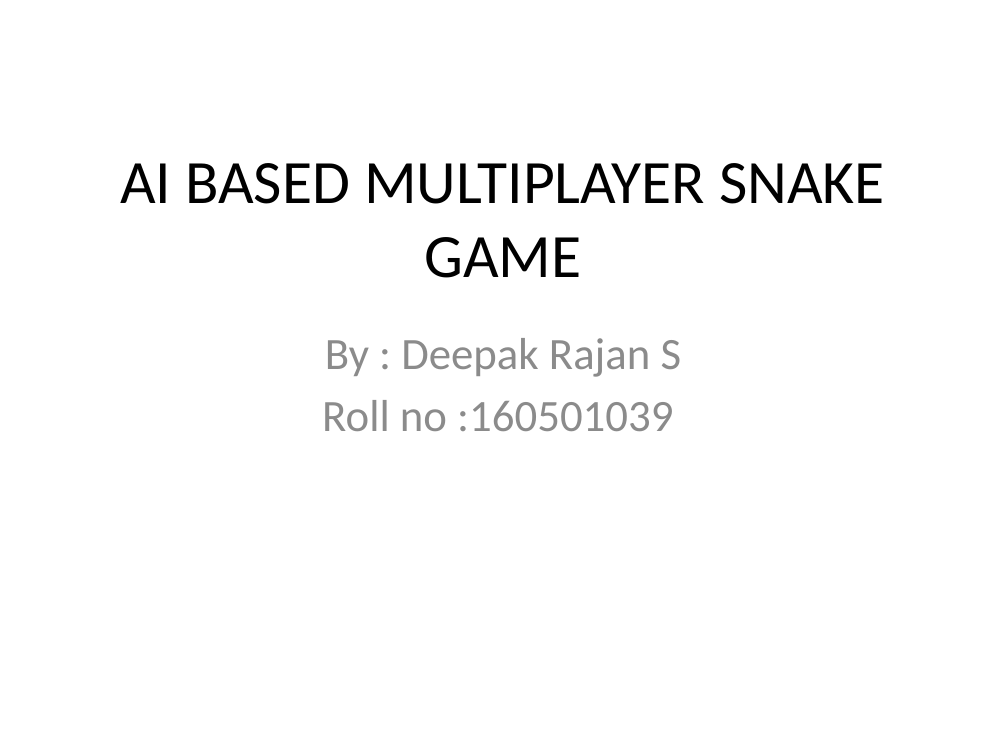
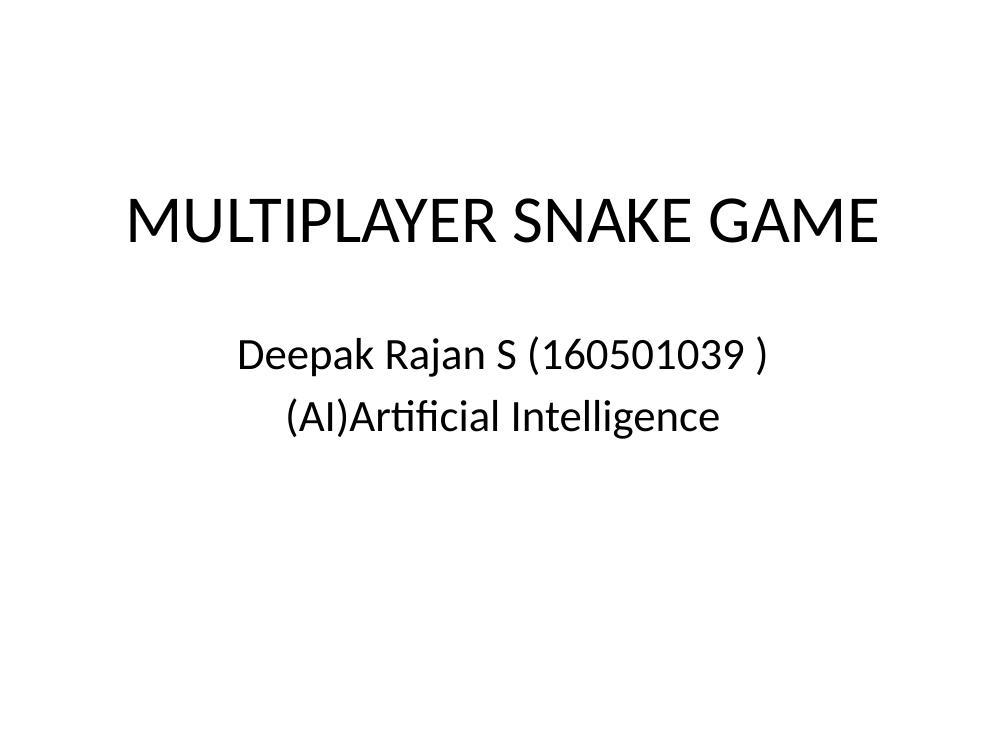
Before and after one commit to Greeny6092/Mini-Project-sem7-, a slide deck: slide 1 of presentation/AI BASED MULTIPLAYER SNAKE GAME(mini project).pptx. Drawn at 1008x756 pixels with LibreOffice and Linux fonts; fonts in the diff are those of the drawing. Boxes give left, top, right and bottom in pixels: in the first picture for what was removed or moved away, otherwise in the second. Text is boxed around its words. In the diff, an @@ line names an element or a change of style, - is before the commit and + after.

Commit message:
asd

```diff
--- a/presentation/AI BASED MULTIPLAYER SNAKE GAME(mini project).pptx
+++ b/presentation/AI BASED MULTIPLAYER SNAKE GAME(mini project).pptx
@@ title at (126,198,880,243): text changed; size 44 to 48 pt @@
-AI BASED MULTIPLAYER SNAKE GAME
+MULTIPLAYER SNAKE GAME
@@ subtitle at (237,336,745,439): text changed; text colour #8C8C8C to #000000 @@
-By : Deepak Rajan S
-Roll no :160501039
+Deepak Rajan S (160501039 )
+(AI)Artificial Intelligence
```
Also in this commit, not shown: 2 other slides changed, 1 slide added.
